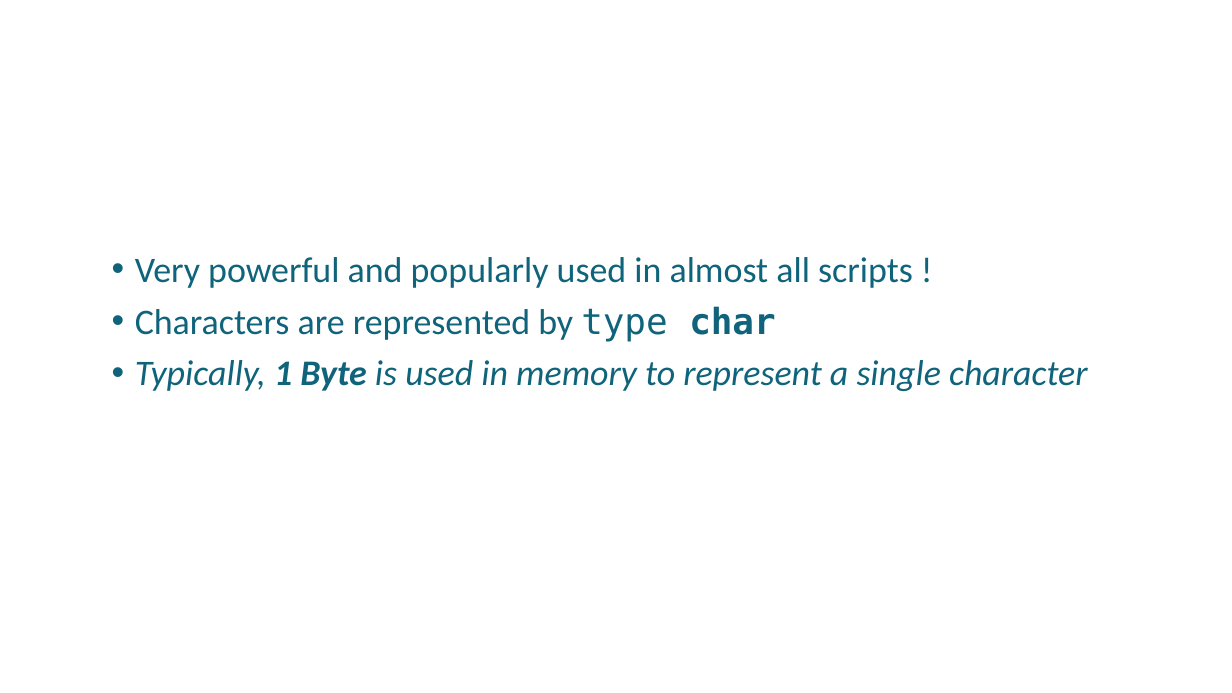
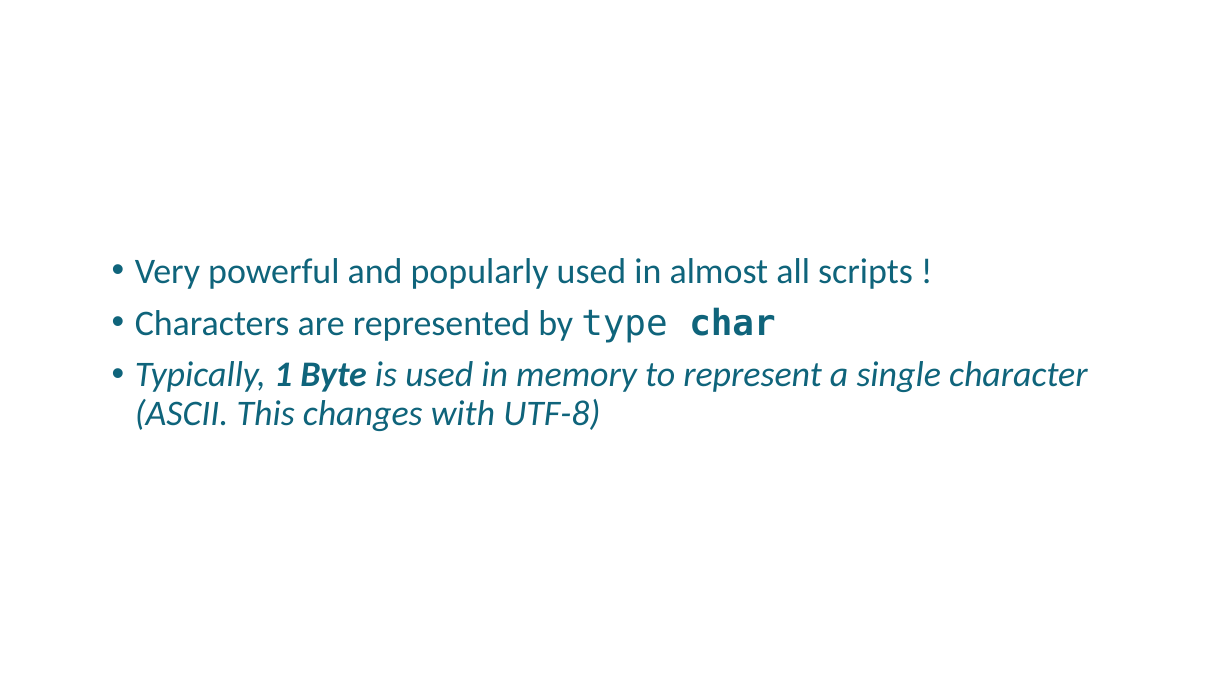
Before and after one commit to uday87j/teach_python, a slide deck: slide 7 of fundamentals/4-Conditionals, Sequence, String.pptx. Drawn at 1232x693 pixels with LibreOffice and Linux fonts; fonts in the diff are those of the drawing. Boxes give left, top, right and bottom in pixels: in the first picture for what was removed or moved away, otherwise in the second. Text is boxed around its words. In the diff, an @@ line names an element or a change of style, - is before the commit and + after.

```diff
--- a/fundamentals/4-Conditionals, Sequence, String.pptx
+++ b/fundamentals/4-Conditionals, Sequence, String.pptx
@@ text at (x1=135, y1=361, x2=1088, y2=431): text changed @@
-• Typically, 1 Byte is used in memory to represent a single character
+• Typically, 1 Byte is used in memory to represent a single character (ASCII. This changes with UTF-8)
```
Also in this commit, not shown: 2 other slides changed, 1 other file.
